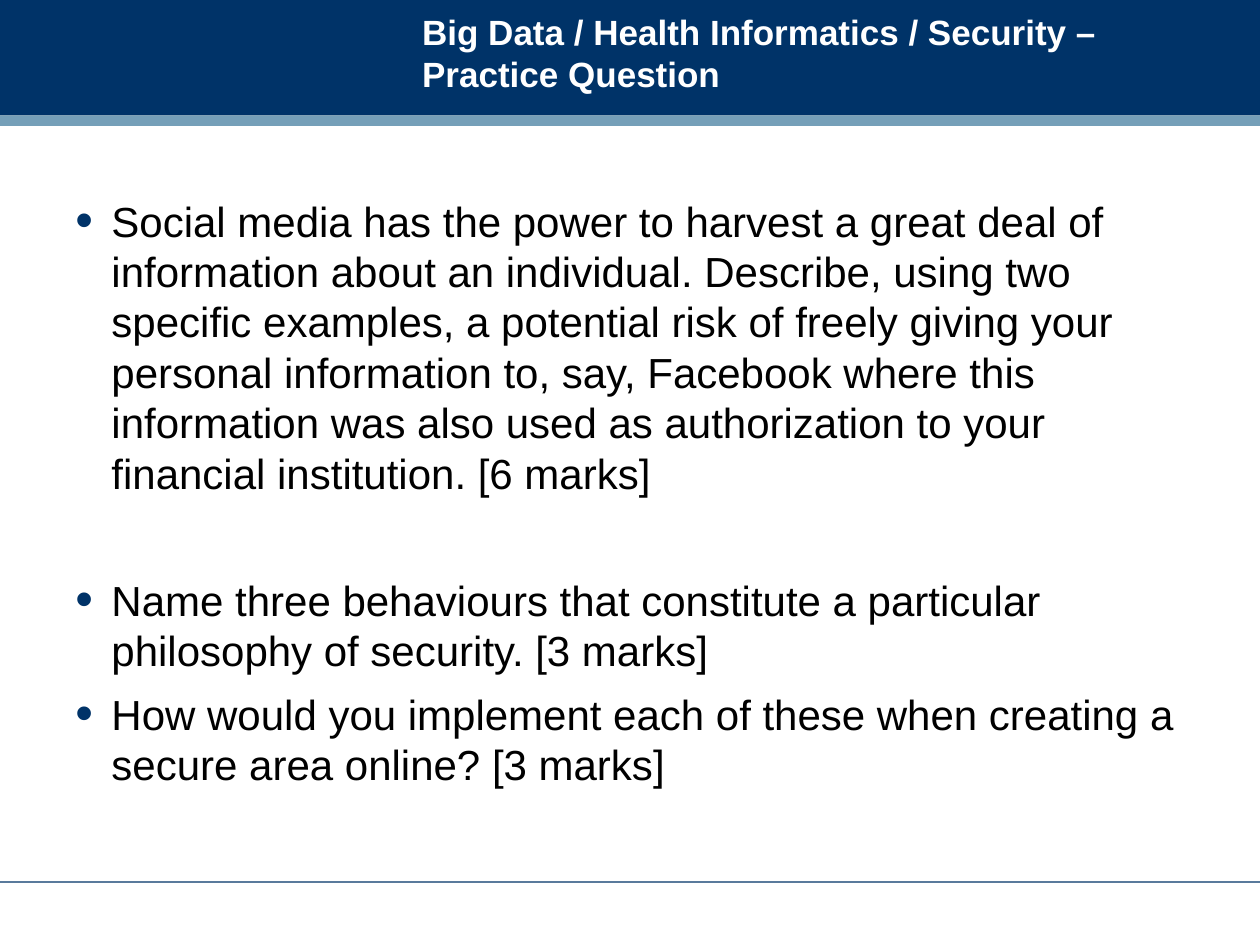
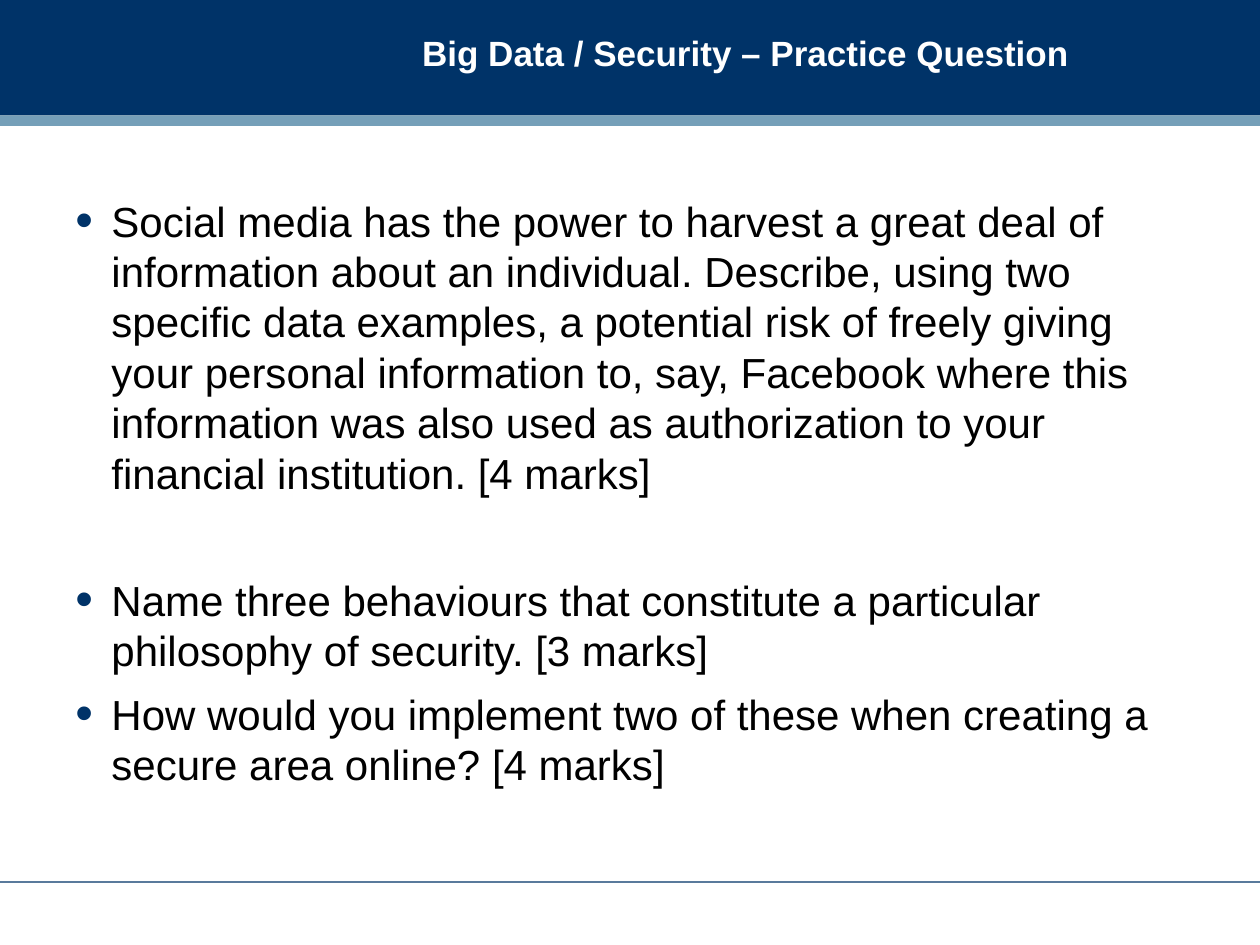
Before and after one commit to dreamind/ix, a slide deck: slide 27 of lectures/review/exam_review.ppt (slide 28 before the commit). Drawn at 1260x945 pixels with LibreOffice and Linux fonts; fonts in the diff are those of the drawing; background and template pictures are left out. Boxes give left, top, right and bottom in pixels: in the first picture for what was removed or moved away, otherwise in the second. Text is boxed around its words. In the diff, an @@ line names an element or a change of style, - is before the commit and + after.

```diff
--- a/lectures/review/exam_review.ppt
+++ b/lectures/review/exam_review.ppt
@@ title at <box>422,40,1068,73</box>: text changed @@
-Big Data / Health Informatics / Security – Practice Question
+Big Data / Security – Practice Question
@@ text at <box>111,206,1128,497</box>: text changed @@
-• Social media has the power to harvest a great deal of information about an individual. Describe, using two specific examples, a potential risk of freely giving your personal information to, say, Facebook where this information was also used as authorization to your financial institution. [6 marks]
+• Social media has the power to harvest a great deal of information about an individual. Describe, using two specific data examples, a potential risk of freely giving your personal information to, say, Facebook where this information was also used as authorization to your financial institution. [4 marks]
@@ text at <box>111,699,1147,789</box>: text changed @@
-• How would you implement each of these when creating a secure area online? [3 marks]
+• How would you implement two of these when creating a secure area online? [4 marks]
```
Also in this commit, not shown: 11 other slides changed, 1 slide added, 3 slides removed, 2 other files.
